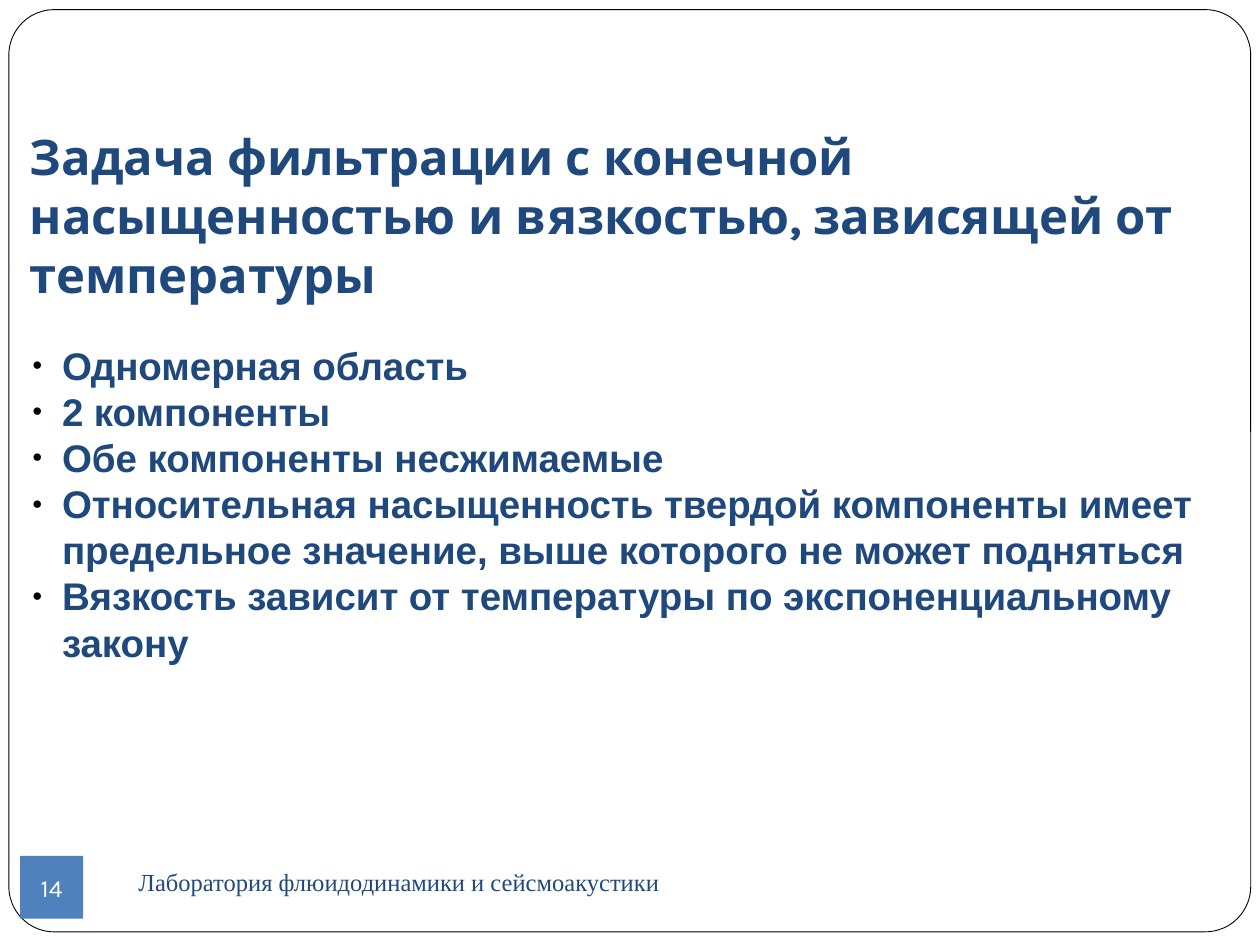
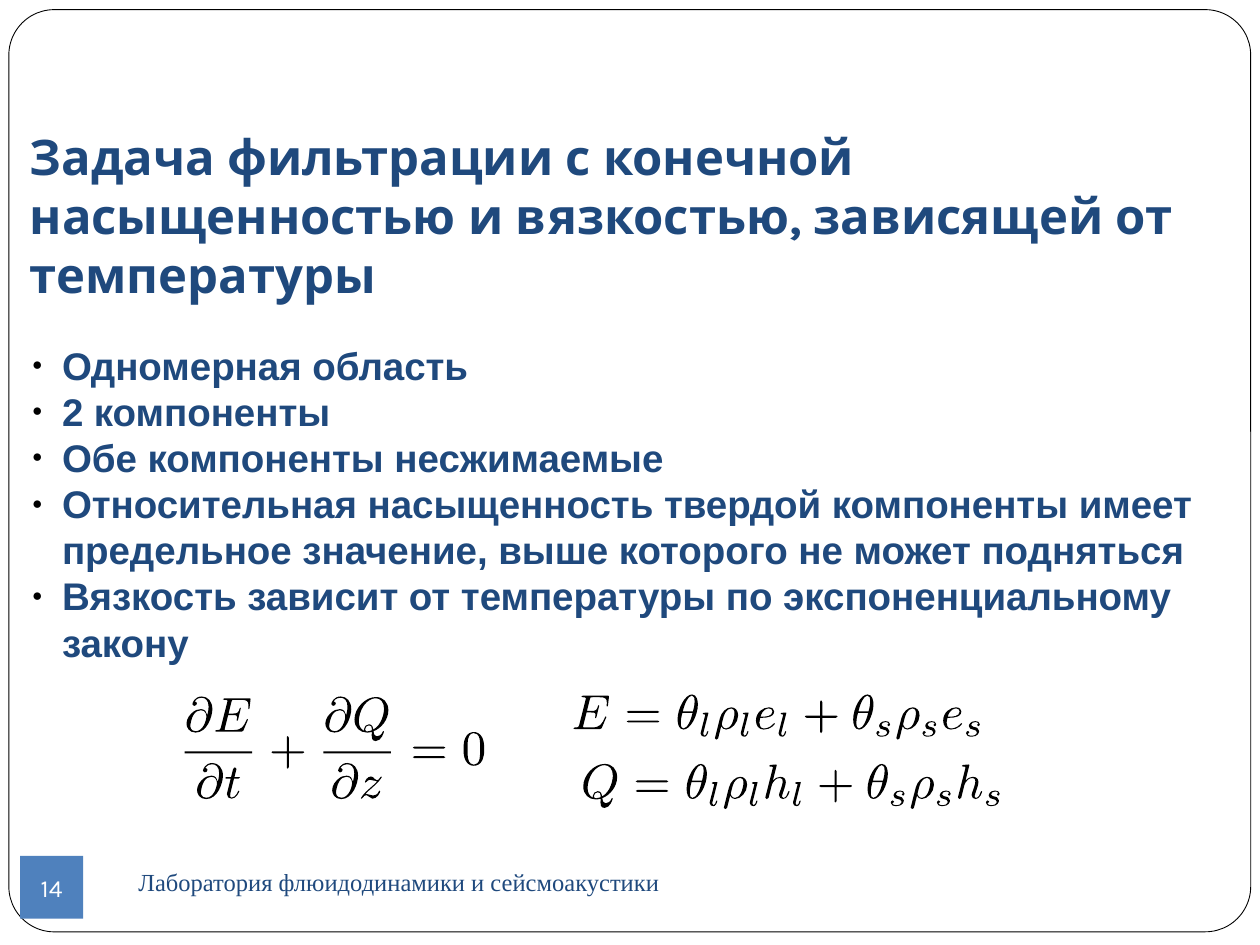
Before and after one commit to CompMathGroup/sagd, a slide deck: slide 14 of doc/Presentation.odp. Drawn at 1260x945 pixels with LibreOffice and Linux fonts; fonts in the diff are those of the drawing; background and template pictures are left out. Boxes give left, top, right and bottom in pixels: in the first picture for what was removed or moved away, otherwise in the second. Text is boxed around its words. In the diff, an @@ line names an element or a change of style, - is before the commit and + after.

```diff
--- a/doc/Presentation.odp
+++ b/doc/Presentation.odp
@@ group added at (184, 697, 485, 800): 14 freeform shapes @@
@@ group added at (572, 694, 983, 740): 16 freeform shapes @@
@@ group added at (581, 764, 1002, 810): 16 freeform shapes @@
```
Also in this commit, not shown: 13 other slides changed, 6 slides added, 3 slides removed, 3 other files.
